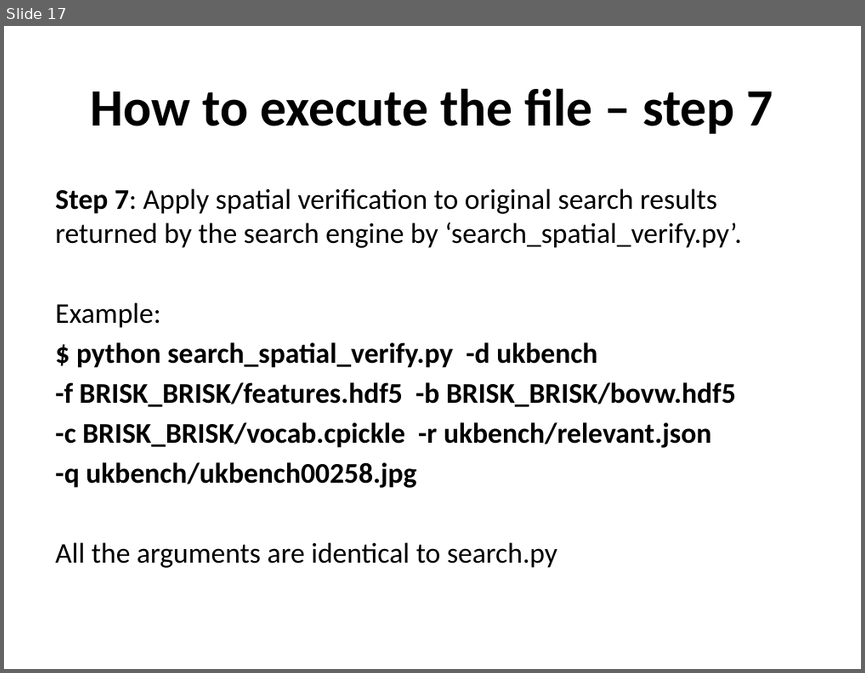
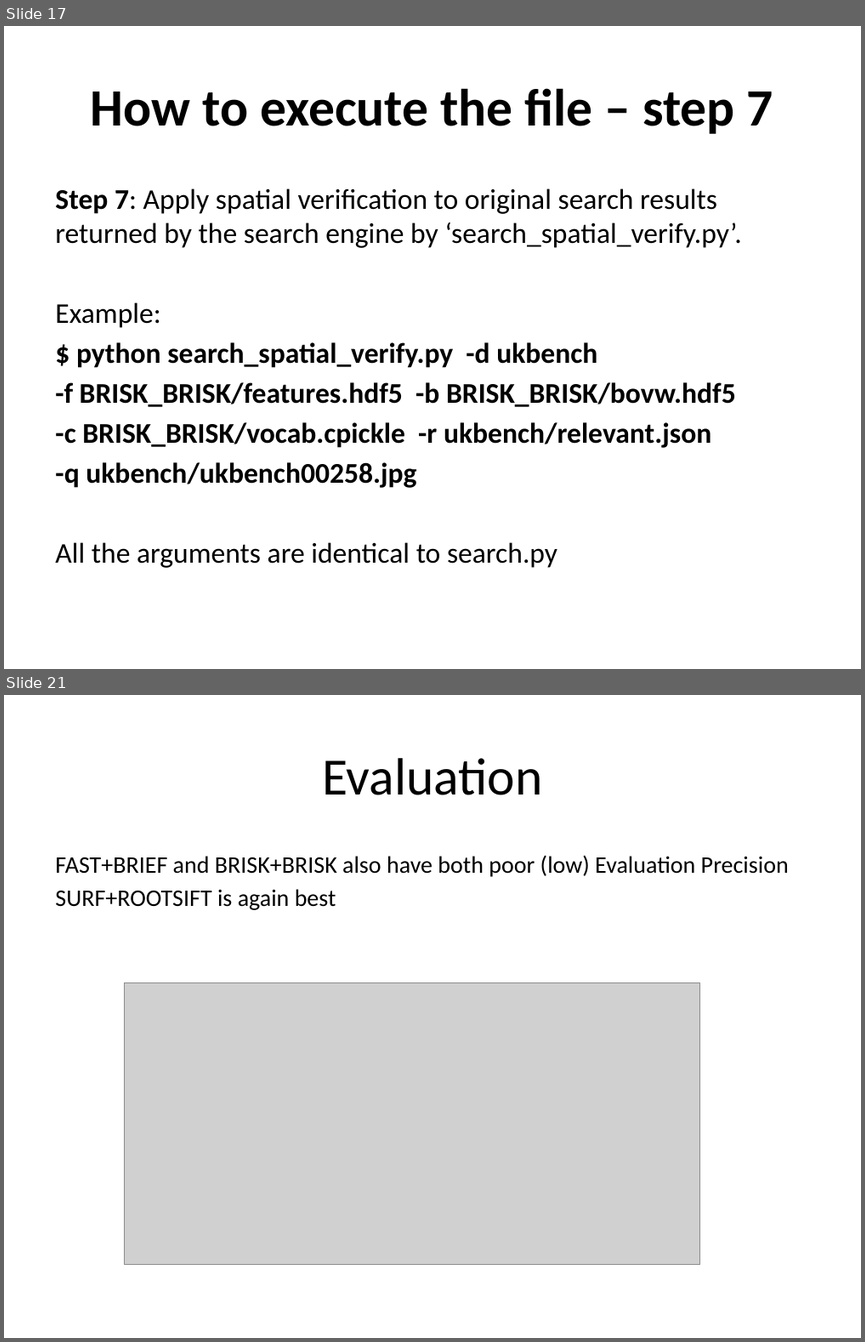
Before and after one commit to rovenr12/Image_Information_Retrival, a slide deck: JRxD.pptx. Shown one above the other, each under a label of ours: slide 17 before the commit, slides 17 and 21 after it; the slides between them are not shown. The pictures are 865x673 and 865x1342 pixels, drawn with LibreOffice and Linux fonts; fonts in the diff are those of the drawing; grey boxes stand for pictures. Boxes give left, top, right and bottom in pixels: in the first picture for what was removed or moved away, otherwise in the second. Text is boxed around its words. In the diff, an @@ line names an element or a change of style, - is before the commit and + after.

Commit message:
Add files via upload
Evaluation section added, table of figures, graphs and a summary. Please provide feedback and any changes required

```diff
--- a/JRxD.pptx
+++ b/JRxD.pptx
@@ slide 21 added at [4, 695, 861, 1338], background #FFFFFF @@
@@ title added at [322, 758, 543, 795], 44 pt, text #000000 @@
+Evaluation
@@ text added at [55, 855, 789, 910], 20 pt, text #000000 @@
+FAST+BRIEF and BRISK+BRISK also have both poor (low) Evaluation Precision
+SURF+ROOTSIFT is again best
@@ picture added at [125, 983, 701, 1264] @@
```
Also in this commit, not shown: 2 slides changed, 4 other slides added.
